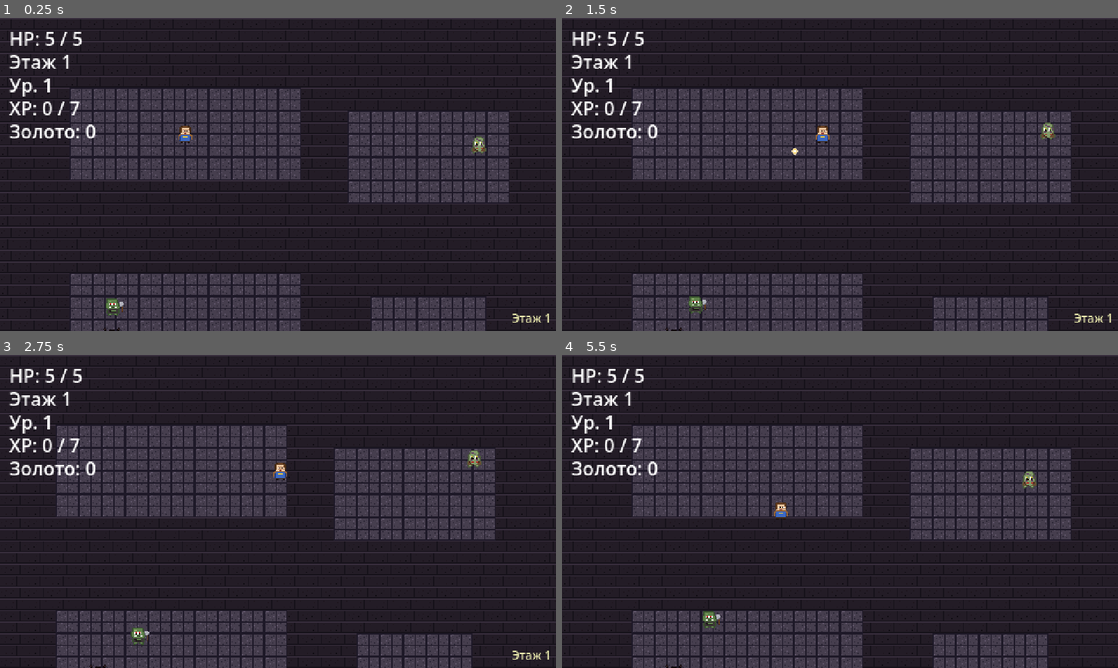
Above: before the commit, frames 1-4 (two rows, left to right).
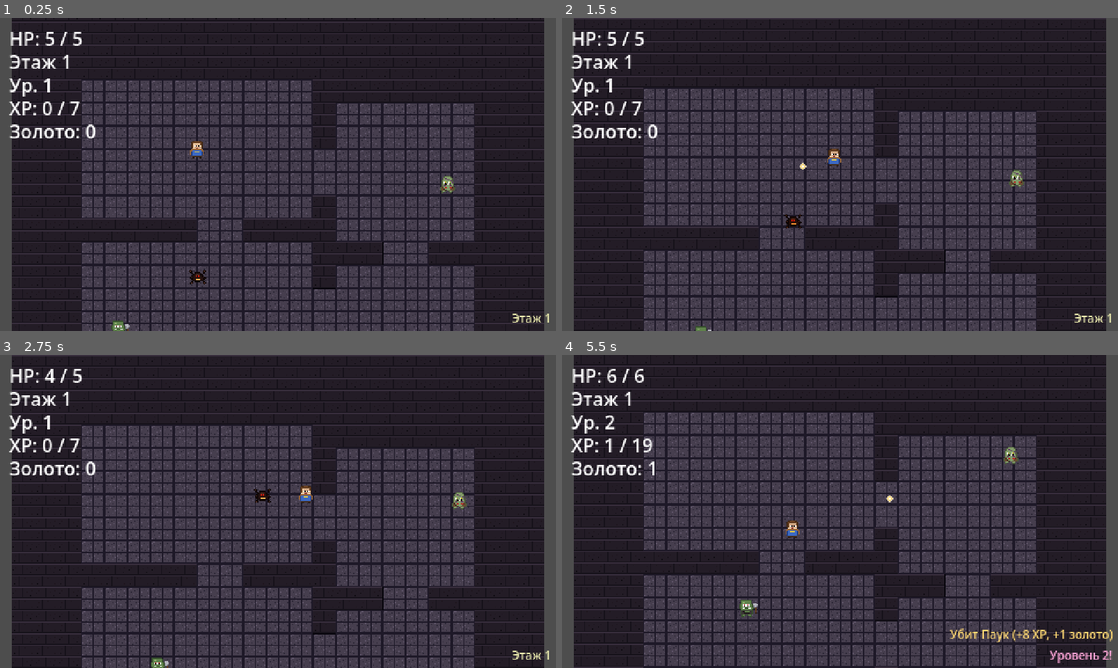
Above: after the commit, the same moments.

Repository: slartus/roguelike-game
Game: Godot game, scene res://scenes/main.tscn
Same seed, same stepped clock (60 frames per second), same inputs: the game is played once before the commit and once after it.
Inputs (mouse positions are in pixels of both pictures, inside the frame that each line leads up to):
- Up to frame 1 (0.25 s): no input
- Up to frame 2 (1.5 s): tap Enter at 0.5 s; move the mouse to (962, 158) at 0.52 s; press the mouse at (962, 158) at 0.53 s; hold D (move_right) 0.53-1.25 s; release the mouse at (962, 158) at 1.25 s; drag from (728, 190) to (867, 143) at 1.27 s
- Up to frame 3 (2.75 s): move the mouse to (333, 442) at 2.02 s; hold D (move_right) from 2.03 s (still down); tap Alt at 2.1 s
- Up to frame 4 (5.5 s): release D (move_right) at 2.75 s; drag from (812, 574) to (673, 464) at 2.77 s; move the mouse to (1006, 558) at 3.52 s; press the mouse at (1006, 558) at 3.53 s; hold A (move_left) 3.53-4.25 s; release the mouse at (1006, 558) at 4.25 s; drag from (673, 464) to (756, 433) at 4.27 s; move the mouse to (867, 511) at 5.02 s; hold S (move_down) from 5.03 s (still down); tap Alt at 5.1 s; click (867, 511) at 5.17 s

The runs differ from the first frame. In frame 1, 33% of the frame differs, in the area x 0-100%, y 0-100%; in frame 2, 29%; in frame 3, 33%; in frame 4, 35%.

Commit message:
fix(dungeon): guarantee reachability via sibling-inset mask
The previous BSP carve step could shrink a room on the side it
shared with its BSP-sibling. When that shrink exceeded the
adjacency detection threshold (MIN_SHARED_WALL=80 px), the two
sibling rooms would appear disconnected in the adjacency graph, and
MST could leave one entirely orphaned.

Fix: BSPNode now carries an inset_mask (bitmask over top/right/
bottom/left) that tracks which sides are safe to shrink. On each
split, children inherit their parent's mask with the shared-side
bit stripped:
- vertical split: left loses INSET_RIGHT, right loses INSET_LEFT
- horizontal split: top loses INSET_BOTTOM, bottom loses INSET_TOP

_carve_room now consults the mask and refuses to shrink prohibited
sides. This guarantees that sibling rooms share the full region
side (~MIN_REGION_TILES * TILE = 120 px, well above MIN_SHARED_WALL
= 80 px), which means the adjacency graph always includes every
sibling pair, and MST covers all leaves.

MAX_ROOM_TILES clamp adjusted to also respect the mask — extra
tiles spill only onto allowed sides.

Tests: extended test_all_rooms_reachable_via_doorways to iterate
5 seeds x 4 floors (1/4/7/10) instead of a single fixed case, so
orphaned-room regressions are caught early.

GUT: 42/42 passing.

Diff:
--- a/scenes/dungeon/dungeon_generator.gd
+++ b/scenes/dungeon/dungeon_generator.gd
@@ -56,11 +56,22 @@
 
 # --- BSP node (inner class) ---------------------------------------------
 
+# Sides bitmask — какие стороны leaf'а разрешено сдвигать при carving.
+# Стороны, разделяющие leaf с BSP-sibling'ом, помечаются "запрещёнными"
+# и не сдвигаются — гарантирует, что sibling walls имеют полный overlap
+# и MST всегда охватит все комнаты через дерево BSP.
+const INSET_TOP: int = 1
+const INSET_RIGHT: int = 2
+const INSET_BOTTOM: int = 4
+const INSET_LEFT: int = 8
+const INSET_ALL: int = INSET_TOP | INSET_RIGHT | INSET_BOTTOM | INSET_LEFT
+
 class BSPNode extends RefCounted:
 	var region: Rect2i          # tile-координаты
 	var left: BSPNode
 	var right: BSPNode
 	var room: Rect2i            # pixel-координаты, populated только у leaves
+	var inset_mask: int = 15    # какие стороны можно отступать (default: все)
 
 	func is_leaf() -> bool:
 		return left == null and right == null
@@ -96,9 +107,9 @@
 	if leaves.is_empty():
 		leaves.append(root)
 
-	# Вырезаем комнату в каждом leaf
+	# Вырезаем комнату в каждом leaf (inset ограничен маской sibling'а)
 	for leaf in leaves:
-		leaf.room = _carve_room(leaf.region, rng)
+		leaf.room = _carve_room(leaf.region, leaf.inset_mask, rng)
 		layout.rooms.append(leaf.room)
 
 	# Строим граф смежности: edges = список {a: int, b: int, wall: Dictionary}
@@ -207,12 +218,20 @@
 			Vector2i(region.position.x, region.position.y + split_at + 1),
 			Vector2i(region.size.x, region.size.y - split_at - 1),
 		)
+		# Top ребёнок не сдвигает свою нижнюю сторону (общая стена с right).
+		# Bottom ребёнок не сдвигает свою верхнюю сторону.
+		left.inset_mask = node.inset_mask & ~INSET_BOTTOM
+		right.inset_mask = node.inset_mask & ~INSET_TOP
 	else:
 		left.region = Rect2i(region.position, Vector2i(split_at, region.size.y))
 		right.region = Rect2i(
 			Vector2i(region.position.x + split_at + 1, region.position.y),
 			Vector2i(region.size.x - split_at - 1, region.size.y),
 		)
+		# Left ребёнок не сдвигает свою правую сторону.
+		# Right ребёнок не сдвигает свою левую.
+		left.inset_mask = node.inset_mask & ~INSET_RIGHT
+		right.inset_mask = node.inset_mask & ~INSET_LEFT
 
 	node.left = left
 	node.right = right
@@ -230,33 +249,63 @@
 
 # --- Room carving в leaf-регионе ---------------------------------------
 
-func _carve_room(region: Rect2i, rng: RandomNumberGenerator) -> Rect2i:
-	# region в tile-координатах. Комната шринкается на 0..2 tiles с каждой
-	# стороны, но не меньше MIN_ROOM_TILES.
-	var max_left := mini(ROOM_INSET_MAX_TILES, (region.size.x - MIN_ROOM_TILES) / 2)
-	var max_top := mini(ROOM_INSET_MAX_TILES, (region.size.y - MIN_ROOM_TILES) / 2)
-	var inset_left: int = rng.randi_range(0, maxi(0, max_left))
-	var inset_top: int = rng.randi_range(0, maxi(0, max_top))
-	var max_right := mini(ROOM_INSET_MAX_TILES, region.size.x - MIN_ROOM_TILES - inset_left)
-	var max_bottom := mini(ROOM_INSET_MAX_TILES, region.size.y - MIN_ROOM_TILES - inset_top)
-	var inset_right: int = rng.randi_range(0, maxi(0, max_right))
-	var inset_bottom: int = rng.randi_range(0, maxi(0, max_bottom))
-
-	# Также ограничиваем сверху MAX_ROOM_TILES (большие комнаты обрезаем)
+func _carve_room(region: Rect2i, inset_mask: int, rng: RandomNumberGenerator) -> Rect2i:
+	# region в tile-координатах. Комната шринкается на 0..2 tiles только
+	# на сторонах, разрешённых inset_mask. Стороны, общие с BSP-sibling'ом,
+	# не двигаются — sibling-adjacency остаётся полной, MST охватывает все.
+
+	# Максимальный inset на каждой стороне: 0 если сторона запрещена, иначе
+	# ROOM_INSET_MAX_TILES.
+	var can_top: bool = (inset_mask & INSET_TOP) != 0
+	var can_right: bool = (inset_mask & INSET_RIGHT) != 0
+	var can_bottom: bool = (inset_mask & INSET_BOTTOM) != 0
+	var can_left: bool = (inset_mask & INSET_LEFT) != 0
+
+	var max_inset_left: int = ROOM_INSET_MAX_TILES if can_left else 0
+	var max_inset_top: int = ROOM_INSET_MAX_TILES if can_top else 0
+	var max_inset_right: int = ROOM_INSET_MAX_TILES if can_right else 0
+	var max_inset_bottom: int = ROOM_INSET_MAX_TILES if can_bottom else 0
+
+	# Гарантируем что комната >= MIN_ROOM_TILES
+	max_inset_left = mini(max_inset_left, (region.size.x - MIN_ROOM_TILES) / 2)
+	max_inset_right = mini(max_inset_right, region.size.x - MIN_ROOM_TILES - max_inset_left)
+	max_inset_top = mini(max_inset_top, (region.size.y - MIN_ROOM_TILES) / 2)
+	max_inset_bottom = mini(max_inset_bottom, region.size.y - MIN_ROOM_TILES - max_inset_top)
+
+	var inset_left: int = rng.randi_range(0, maxi(0, max_inset_left))
+	var inset_top: int = rng.randi_range(0, maxi(0, max_inset_top))
+	var inset_right: int = rng.randi_range(0, maxi(0, max_inset_right))
+	var inset_bottom: int = rng.randi_range(0, maxi(0, max_inset_bottom))
+
+	# Ограничиваем сверху MAX_ROOM_TILES — только на разрешённых сторонах.
 	var room_w: int = region.size.x - inset_left - inset_right
 	var room_h: int = region.size.y - inset_top - inset_bottom
 	if room_w > MAX_ROOM_TILES:
 		var extra: int = room_w - MAX_ROOM_TILES
-		var add_left: int = rng.randi_range(0, extra)
-		inset_left += add_left
-		inset_right += extra - add_left
-		room_w = MAX_ROOM_TILES
+		# Разбрасываем extra только по разрешённым сторонам.
+		if can_left and can_right:
+			var add_left: int = rng.randi_range(0, extra)
+			inset_left += add_left
+			inset_right += extra - add_left
+		elif can_left:
+			inset_left += extra
+		elif can_right:
+			inset_right += extra
+		# Если ни одна сторона не разрешена — оставляем большую комнату.
+		if can_left or can_right:
+			room_w = MAX_ROOM_TILES
 	if room_h > MAX_ROOM_TILES:
 		var extra_h: int = room_h - MAX_ROOM_TILES
-		var add_top: int = rng.randi_range(0, extra_h)
-		inset_top += add_top
-		inset_bottom += extra_h - add_top
-		room_h = MAX_ROOM_TILES
+		if can_top and can_bottom:
+			var add_top: int = rng.randi_range(0, extra_h)
+			inset_top += add_top
+			inset_bottom += extra_h - add_top
+		elif can_top:
+			inset_top += extra_h
+		elif can_bottom:
+			inset_bottom += extra_h
+		if can_top or can_bottom:
+			room_h = MAX_ROOM_TILES
 
 	var tile_pos := Vector2i(region.position.x + inset_left, region.position.y + inset_top)
 	var tile_size := Vector2i(room_w, room_h)
--- a/test/unit/test_dungeon_generator.gd
+++ b/test/unit/test_dungeon_generator.gd
@@ -149,11 +149,17 @@
 		"largest room should be at least 2x smallest (varied sizes)")
 
 func test_all_rooms_reachable_via_doorways() -> void:
-	var layout = _gen.generate(42, 4, false)
-	# BFS от rooms[0] через corridor-соседей
-	var visited := _bfs_reachable_rooms(layout, 0)
-	assert_eq(visited.size(), layout.rooms.size(),
-		"all rooms must be connected via doorways (MST guarantees this)")
+	# Проверяем для нескольких seed'ов и разных этажей, чтобы поймать
+	# ситуации где sibling-inset ломал adjacency graph.
+	var seeds := [42, 100, 777, 1234, 9999]
+	var floors := [1, 4, 7, 10]
+	for seed_v in seeds:
+		for floor_num in floors:
+			var layout = _gen.generate(seed_v, floor_num, false)
+			var visited := _bfs_reachable_rooms(layout, 0)
+			assert_eq(visited.size(), layout.rooms.size(),
+				"seed=%d floor=%d: %d/%d rooms reachable via doorways" % [
+					seed_v, floor_num, visited.size(), layout.rooms.size()])
 
 func test_start_reaches_exit_via_doorways() -> void:
 	var layout = _gen.generate(42, 4, false)
